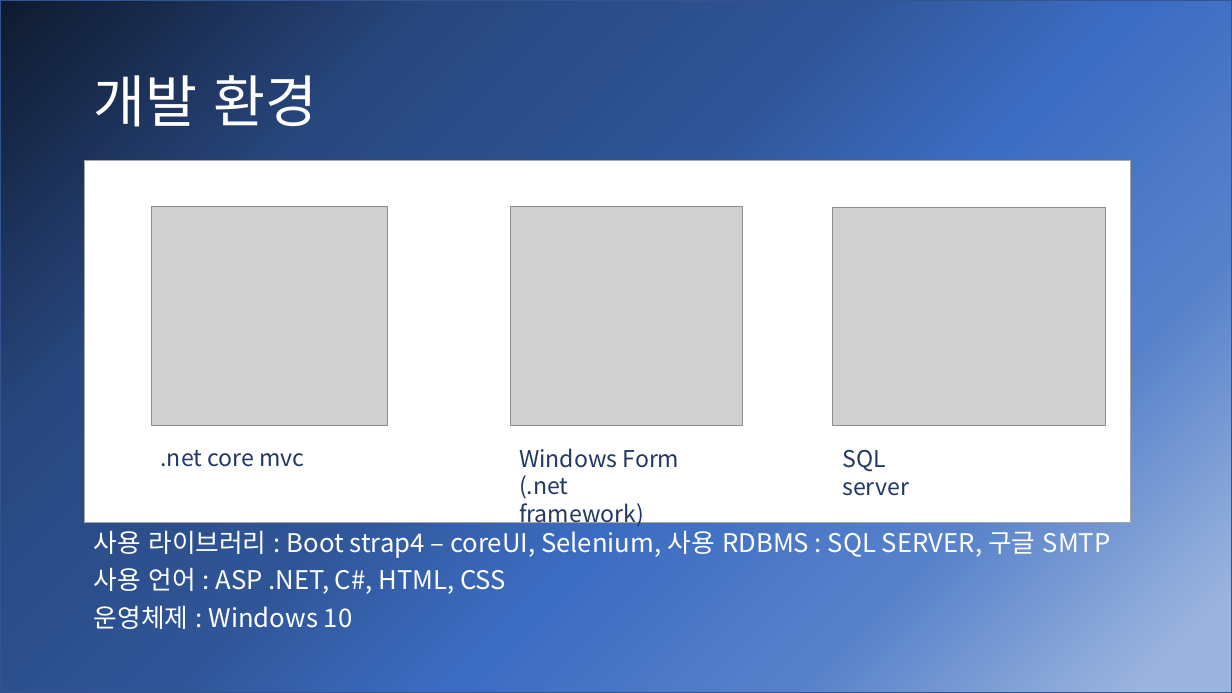
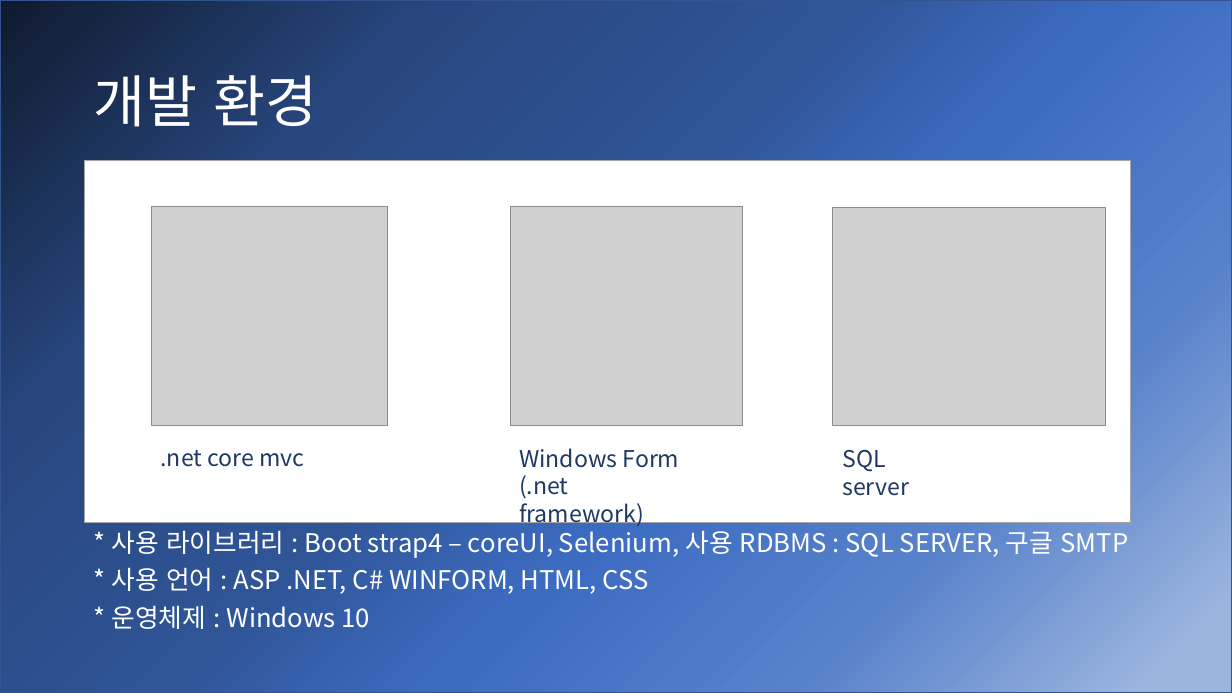
Before and after one commit to captainSosil/Teaming, a slide deck: slide 11 of Desktop/응소실플젝/2020학년도응소실/응용소프트웨어실습_6조_최종발표자료.pptx (slide 10 before the commit). Drawn at 1232x693 pixels with LibreOffice and Linux fonts; fonts in the diff are those of the drawing; grey boxes stand for pictures. Boxes give left, top, right and bottom in pixels: in the first picture for what was removed or moved away, otherwise in the second. Text is boxed around its words. In the diff, an @@ line names an element or a change of style, - is before the commit and + after.

```diff
--- a/Desktop/응소실플젝/2020학년도응소실/응용소프트웨어실습_6조_최종발표자료.pptx
+++ b/Desktop/응소실플젝/2020학년도응소실/응용소프트웨어실습_6조_최종발표자료.pptx
@@ text at <box>112,525,1129,629</box>: text changed @@
-사용 라이브러리 : Boot strap4 – coreUI, Selenium, 사용 RDBMS : SQL SERVER, 구글 SMTP
-사용 언어 : ASP .NET, C#, HTML, CSS
-운영체제 : Windows 10
+* 사용 라이브러리 : Boot strap4 – coreUI, Selenium, 사용 RDBMS : SQL SERVER, 구글 SMTP
+* 사용 언어 : ASP .NET, C# WINFORM, HTML, CSS
+* 운영체제 : Windows 10
```
Also in this commit, not shown: 1 slide added, 1 other file.
